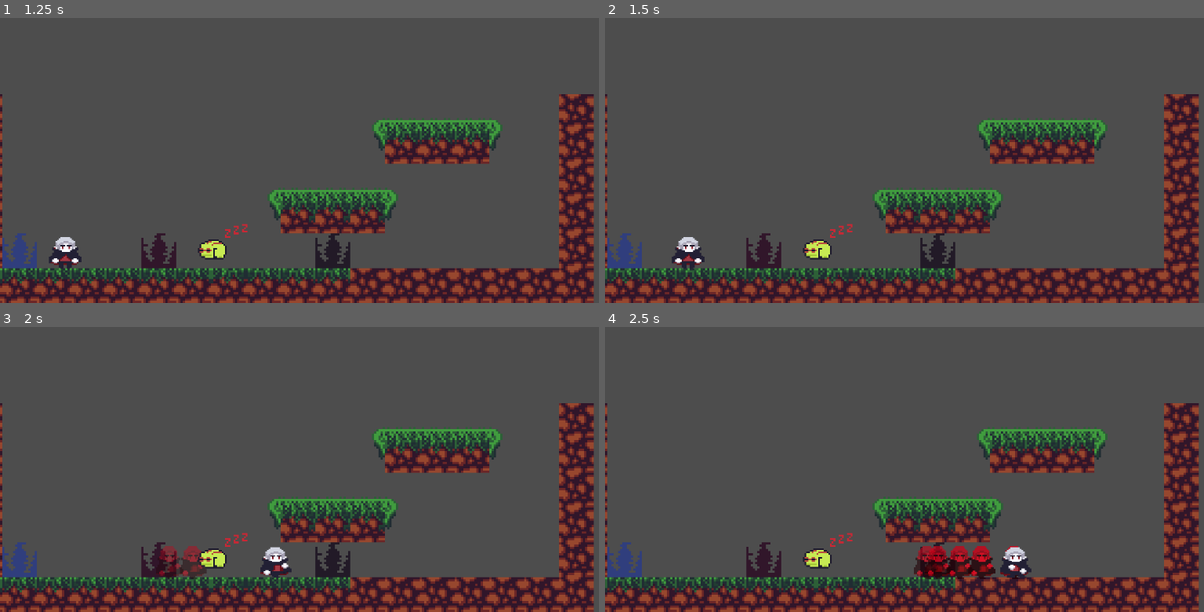
Above: before the commit, frames 1-4 (two rows, left to right).
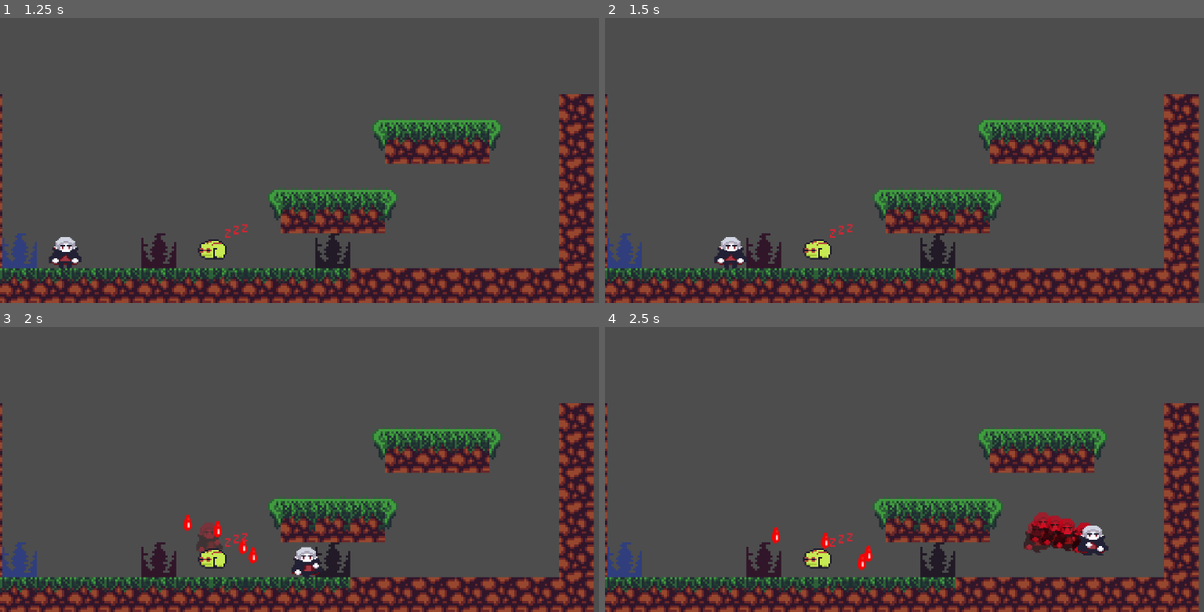
Above: after the commit, the same moments.

Repository: Wayfleh/GDC-Vampire-Platformer
Game: Godot game, scene res://UI/MainMenu.tscn
Same seed, same stepped clock (60 frames per second), same inputs: the game is played once before the commit and once after it.
Inputs:
- Up to frame 1 (1.25 s): click "Play" at 0.5 s
- Up to frame 2 (1.5 s): tap Enter at 1.25 s; hold D (right) from 1.28 s (still down); tap J (bite_dash) at 1.35 s
- Up to frame 3 (2 s): keep holding D (right); tap W (jump) at 1.52 s
- Up to frame 4 (2.5 s): keep holding D (right); tap J (bite_dash) at 2.1 s; tap W (jump) at 2.27 s

Frame 1 is identical in both runs. In frame 2, 0.8% of the frame differs, in the area x 11-24%, y 76-89%; in frame 3, 1.8%; in frame 4, 3.2%, in the area x 27-85%, y 65-89%.

Commit message:
_process -> _physics_process

Diff:
--- a/untitled-vampire-game/state_machine.gd
+++ b/untitled-vampire-game/state_machine.gd
@@ -19,7 +19,7 @@
 		begin_state_machine(initial_state)
 
 
-func _process(delta):
+func _physics_process(delta):
 	if current_state:
 		current_state.update(delta)
 
